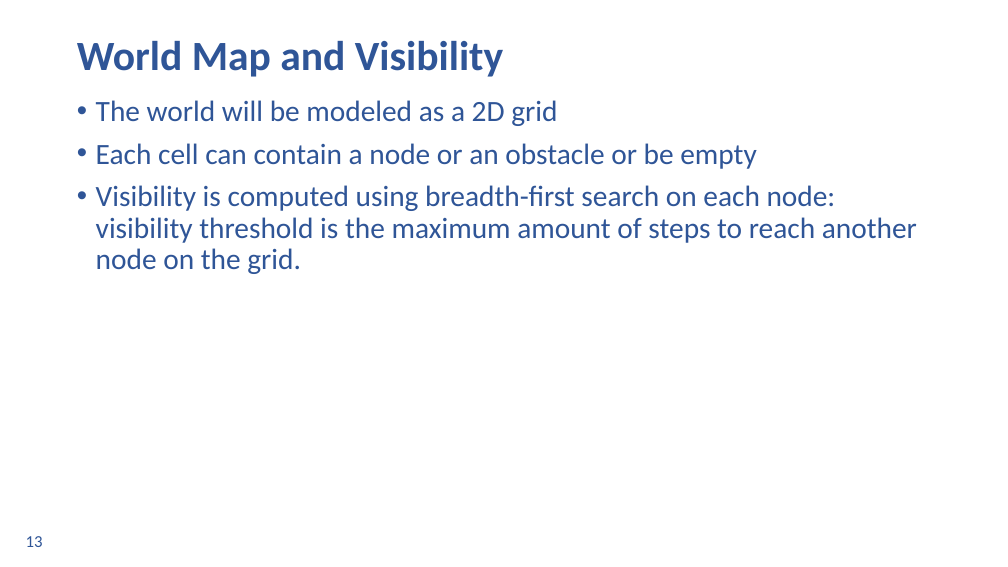
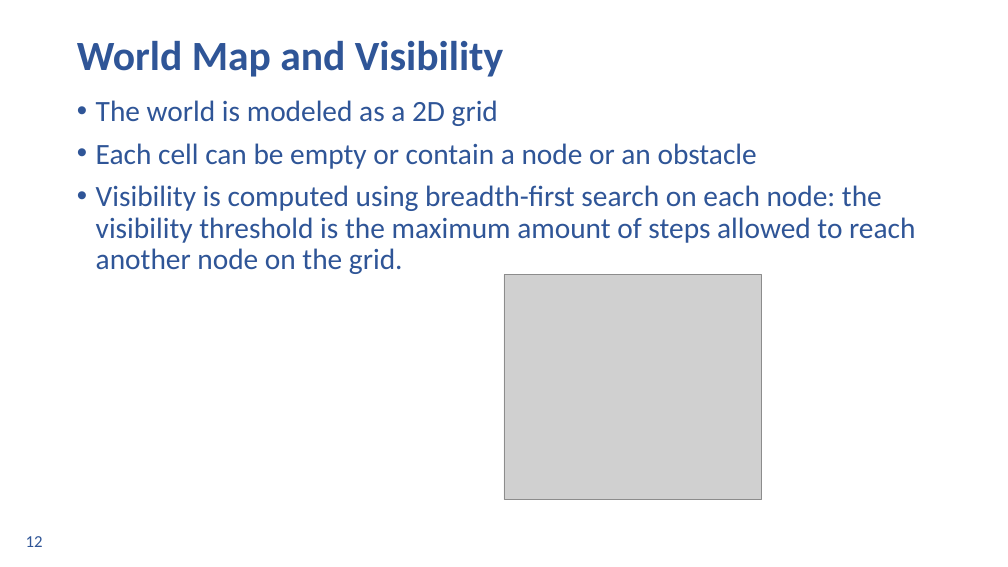
Before and after one commit to ingframin/SmartWirelessSimulator, a slide deck: slide 12 of Documentation/Presentation/Final.pptx (slide 13 before the commit). Drawn at 1008x567 pixels with LibreOffice and Linux fonts; fonts in the diff are those of the drawing; grey boxes stand for pictures; background and template pictures are left out. Boxes give left, top, right and bottom in pixels: in the first picture for what was removed or moved away, otherwise in the second. Text is boxed around its words. In the diff, an @@ line names an element or a change of style, - is before the commit and + after.

Commit message:
Updated presentation

```diff
--- a/Documentation/Presentation/Final.pptx
+++ b/Documentation/Presentation/Final.pptx
@@ text at [96, 100, 915, 274]: text changed @@
-• The world will be modeled as a 2D grid
-• Each cell can contain a node or an obstacle or be empty
-• Visibility is computed using breadth-first search on each node: visibility threshold is the maximum amount of steps to reach another node on the grid.
+• The world is modeled as a 2D grid
+• Each cell can be empty or contain a node or an obstacle
+• Visibility is computed using breadth-first search on each node: the visibility threshold is the maximum amount of steps allowed to reach another node on the grid.
@@ picture added at [504, 274, 762, 500] @@
@@ page number at [26, 536, 43, 547]: text changed @@
-13
+12
```
Also in this commit, not shown: 7 other slides changed, 5 slides added, 7 slides removed.
